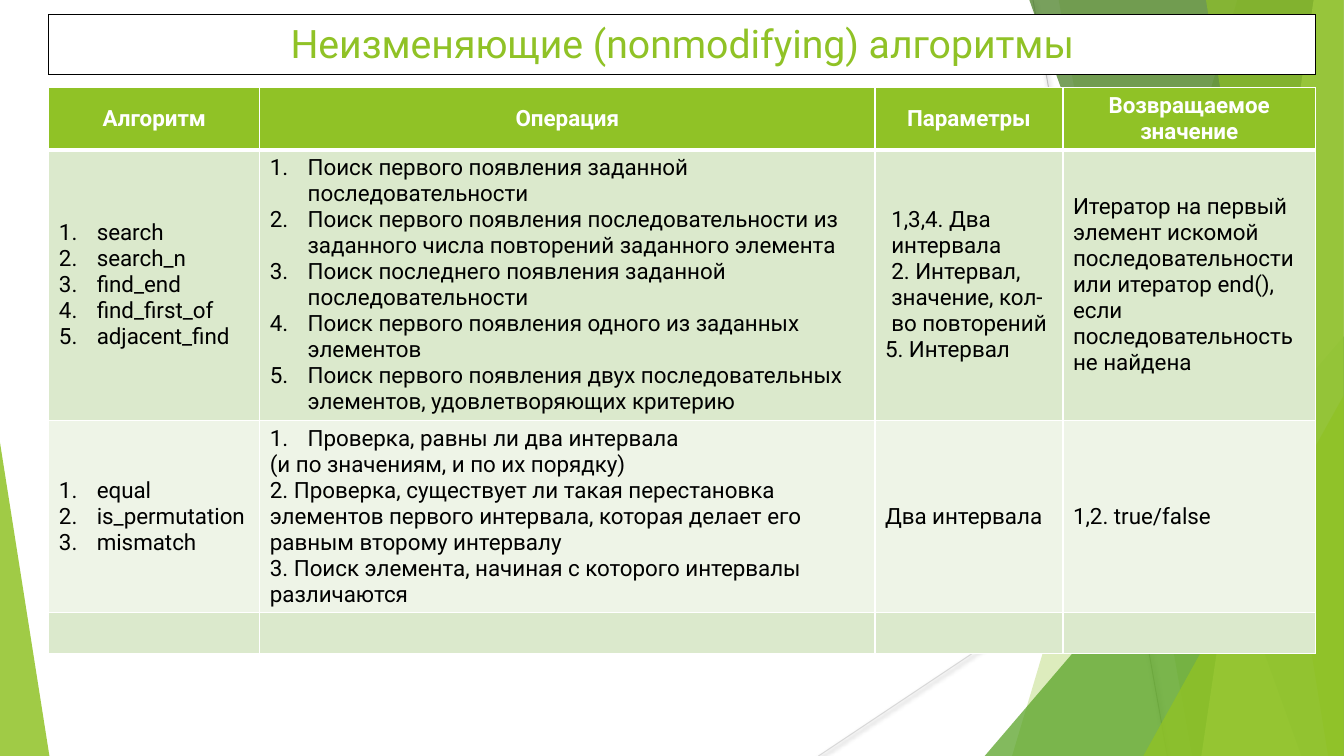
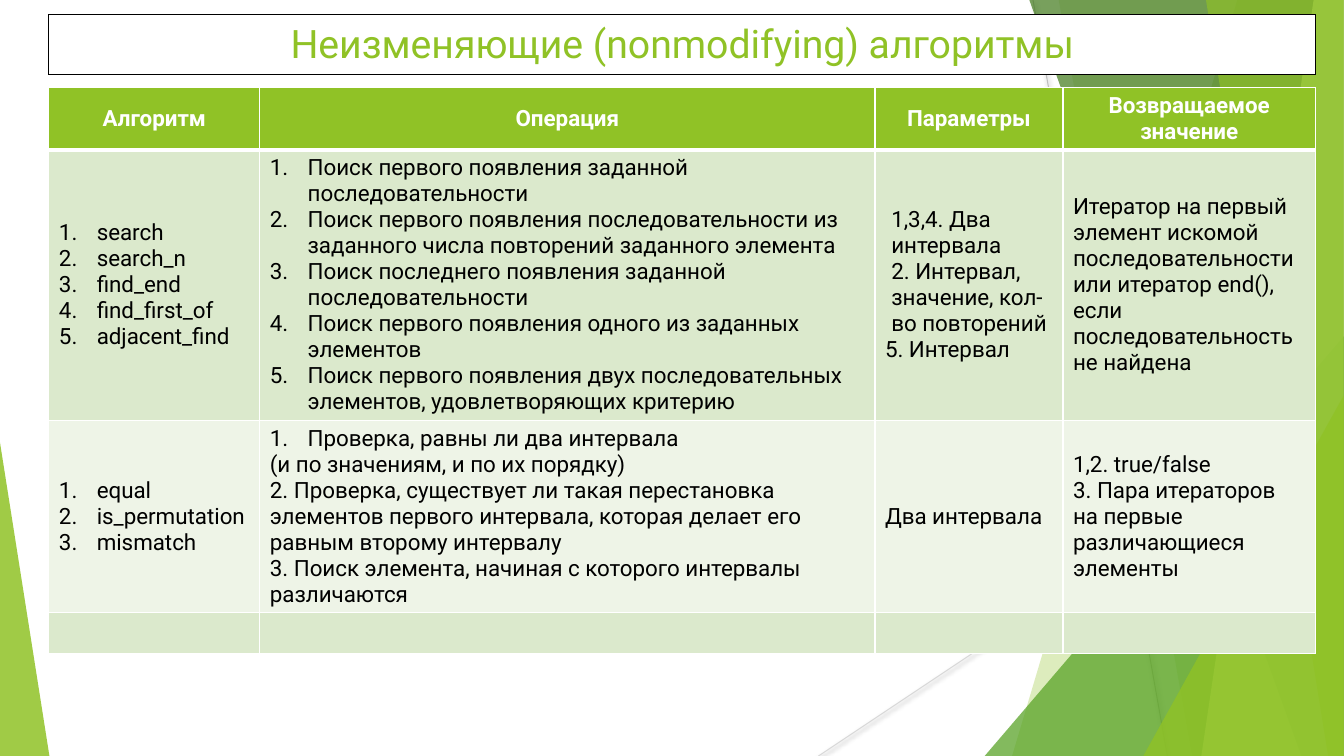
Before and after one commit to WhiteCatStudies/lectures, a slide deck: slide 10 of lecture6/lecture6.pptx (slide 4 before the commit). Drawn at 1344x756 pixels with LibreOffice and Linux fonts; fonts in the diff are those of the drawing. Boxes give left, top, right and bottom in pixels: in the first picture for what was removed or moved away, otherwise in the second. Text is boxed around its words. In the diff, an @@ line names an element or a change of style, - is before the commit and + after.

```diff
--- a/lecture6/lecture6.pptx
+++ b/lecture6/lecture6.pptx
@@ table at bbox=[48, 88, 1316, 669] @@
-row 3, column 4: 1,2. true/false
+row 3, column 4: 1,2. true/false / 3. Пара итераторов на первые различающиеся элементы
```
Also in this commit, not shown: 1 other slide changed, 3 other files.
